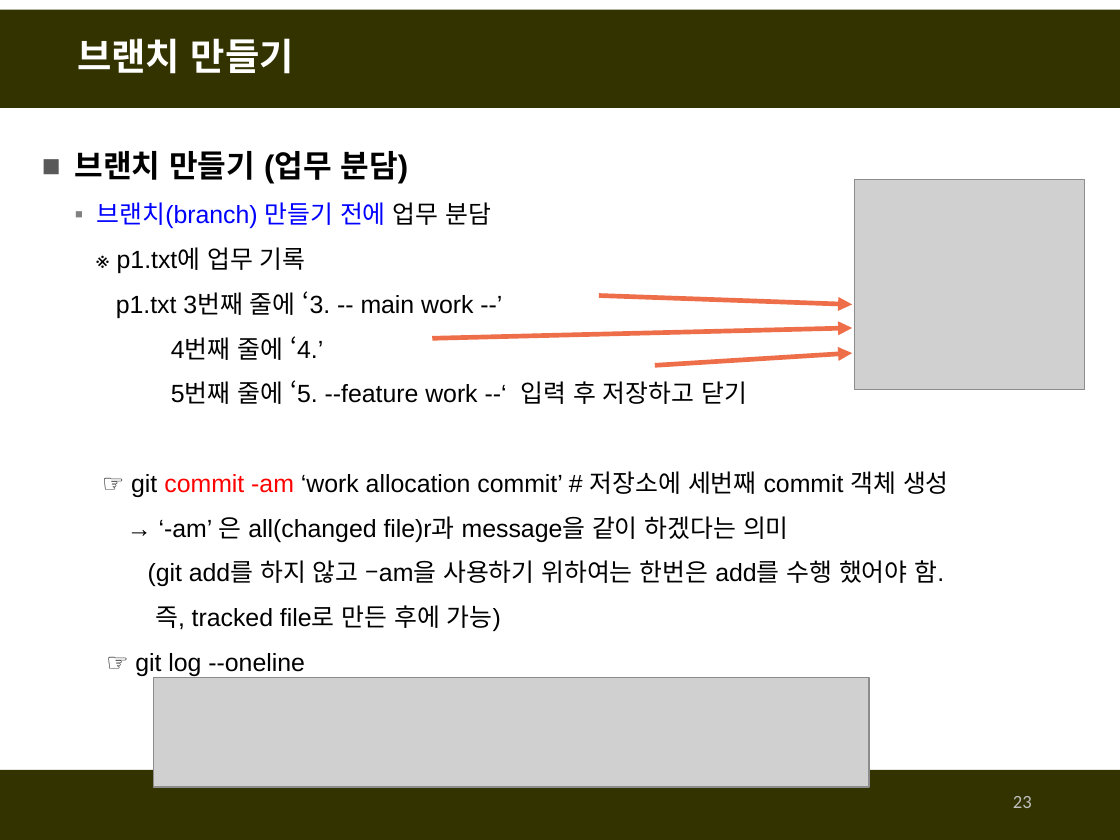
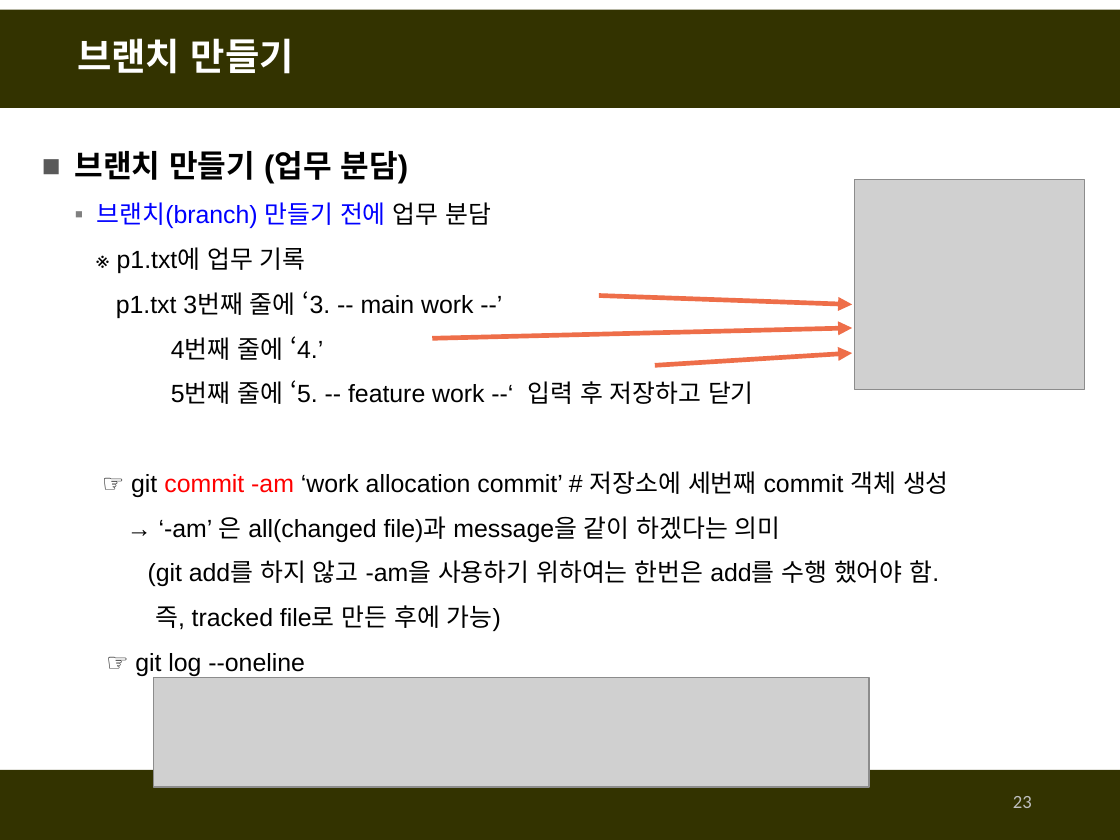
Before and after one commit to fasthill/github-lecture, a slide deck: slide 23 of git및github첫걸음-git사용하기.pptx. Drawn at 1120x840 pixels with LibreOffice and Linux fonts; fonts in the diff are those of the drawing; grey boxes stand for pictures. Boxes give left, top, right and bottom in pixels: in the first picture for what was removed or moved away, otherwise in the second. Text is boxed around its words. In the diff, an @@ line names an element or a change of style, - is before the commit and + after.

```diff
--- a/git및github첫걸음-git사용하기.pptx
+++ b/git및github첫걸음-git사용하기.pptx
@@ text at [171, 380, 754, 404]: spaces changed @@
-  5번째 줄에 ‘5. --feature work --‘ 입력 후 저장하고 닫기
+  5번째 줄에 ‘5. -- feature work --‘ 입력 후 저장하고 닫기
@@ text at [148, 516, 939, 586]: text changed @@
-  → ‘-am’ 은 all(changed file)r과 message을 같이 하겠다는 의미
-  (git add를 하지 않고 –am을 사용하기 위하여는 한번은 add를 수행 했어야 함.
+  → ‘-am’ 은 all(changed file)과 message을 같이 하겠다는 의미
+  (git add를 하지 않고 -am을 사용하기 위하여는 한번은 add를 수행 했어야 함.
```
Also in this commit, not shown: 6 other slides changed.
